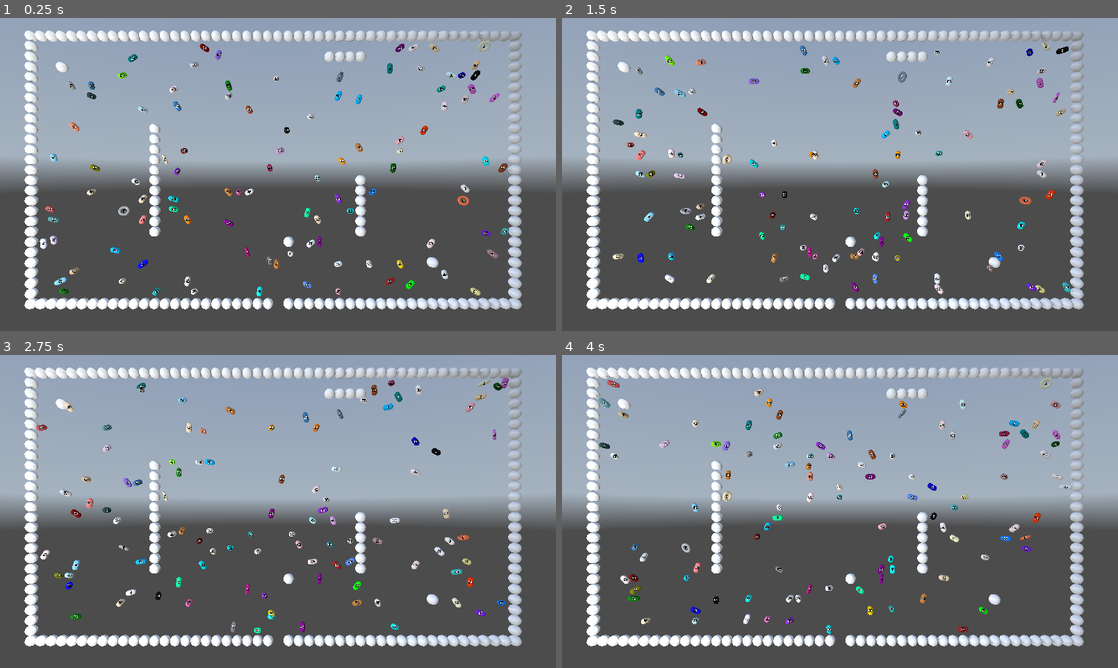
Above: before the commit, frames 1-4 (two rows, left to right).
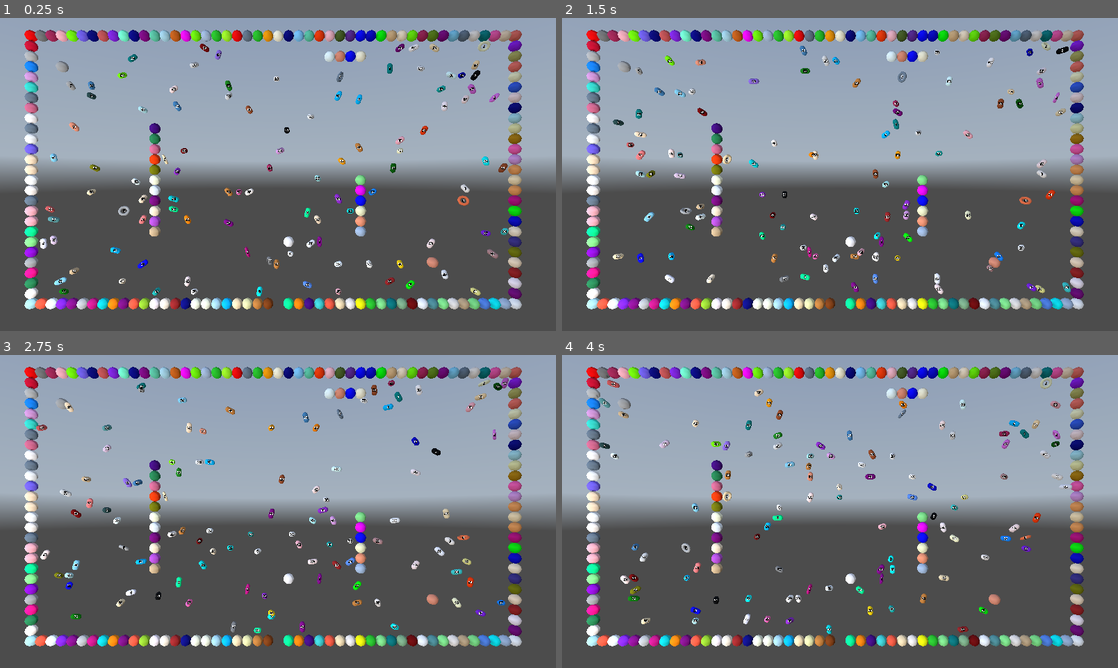
Above: after the commit, the same moments.

Repository: kasworld/gd4snakebyte3d
Game: Godot game, scene res://main.tscn
Two runs of this game, one before a commit and one after it. Both use one fixed random seed, a clock stepped at 60 frames per second and the inputs below. A sky picture missing from this copy of the repository is replaced by a grey-blue gradient.
Inputs (mouse positions are in pixels of both pictures, inside the frame that each line leads up to):
- Up to frame 1 (0.25 s): no input
- Up to frame 2 (1.5 s): tap Enter at 0.5 s; move the mouse to (962, 158) at 0.52 s; click (962, 158) at 0.67 s; move the mouse to (728, 190) at 1.27 s; click (728, 190) at 1.42 s
- Up to frame 3 (2.75 s): move the mouse to (333, 442) at 2.02 s; click (333, 442) at 2.17 s
- Up to frame 4 (4 s): move the mouse to (812, 574) at 2.77 s; click (812, 574) at 2.92 s; move the mouse to (1006, 558) at 3.52 s; click (1006, 558) at 3.67 s

The runs differ from the first frame. In frame 1, 8.7% of the frame differs, in the area x 4-94%, y 3-94%; in frame 2, 8.7%; in frame 3, 8.7%; in frame 4, 8.7%.

Commit message:
wall color

Diff:
--- a/walls.gd
+++ b/walls.gd
@@ -13,5 +13,6 @@
 			if field.get_at(pos) == Things.Wall:
 				var pos3d = Settings.vector2i_to_vector3(pos)
 				$MultiMeshShape.set_inst_pos(wall_count, pos3d)
+				$MultiMeshShape.set_inst_color(wall_count, NamedColorList.color_list.pick_random()[0])
 				wall_count += 1
 	$MultiMeshShape.set_visible_count(wall_count)
